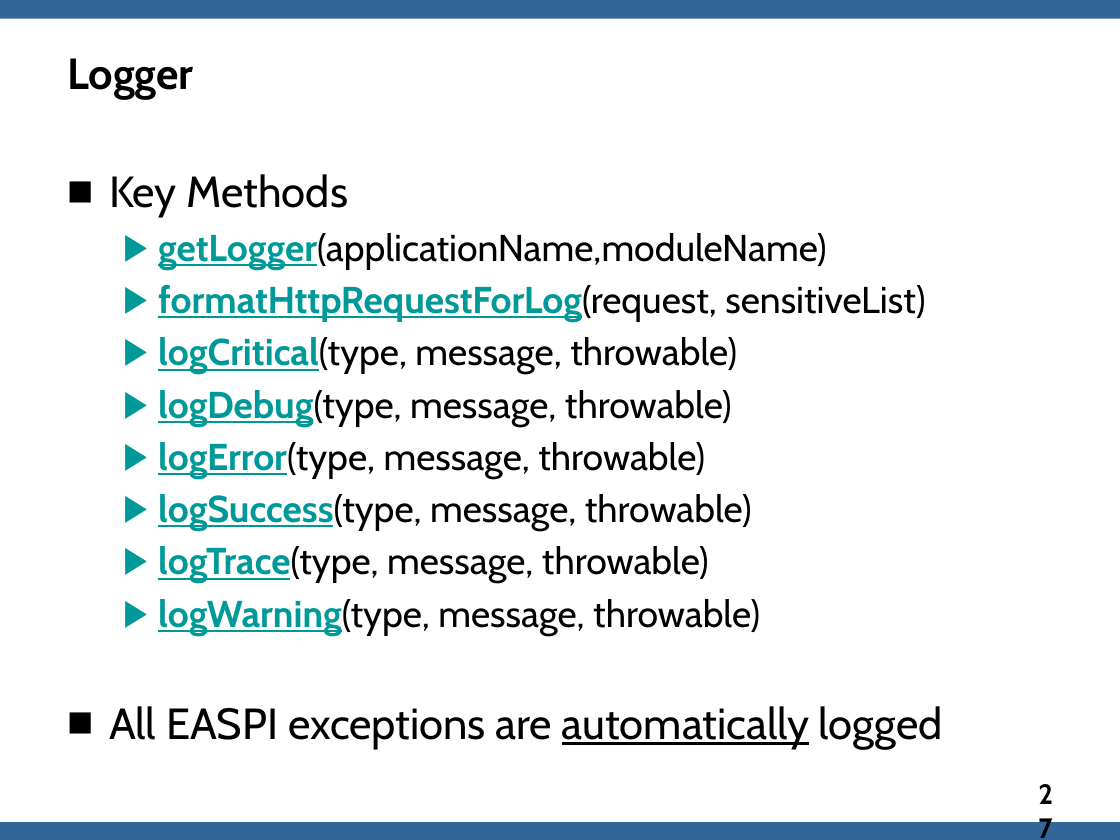
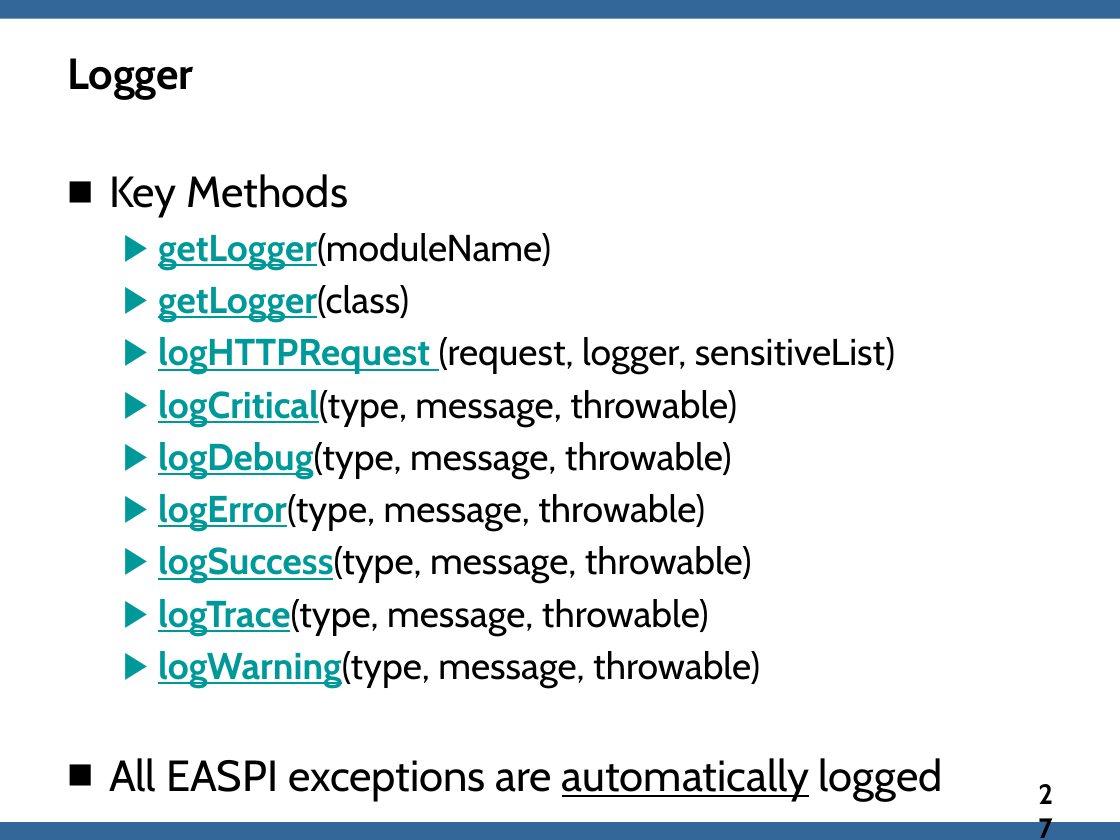
Before and after one commit to Notapplicable4now/owasp-esapi-java, a slide deck: slide 27 of documentation/OWASP ESAPI Overview.pptx. Drawn at 1120x840 pixels with LibreOffice and Linux fonts; fonts in the diff are those of the drawing. Boxes give left, top, right and bottom in pixels: in the first picture for what was removed or moved away, otherwise in the second. Text is boxed around its words. In the diff, an @@ line names an element or a change of style, - is before the commit and + after.

```diff
--- a/documentation/OWASP ESAPI Overview.pptx
+++ b/documentation/OWASP ESAPI Overview.pptx
@@ text at box(158, 233, 895, 374): text changed @@
-  ▶ getLogger(applicationName,moduleName)
-  ▶ formatHttpRequestForLog(request, sensitiveList)
+  ▶ getLogger(moduleName)
+  ▶ getLogger(class)
+  ▶ logHTTPRequest (request, logger, sensitiveList)
```
Also in this commit, not shown: 3 other slides changed.
